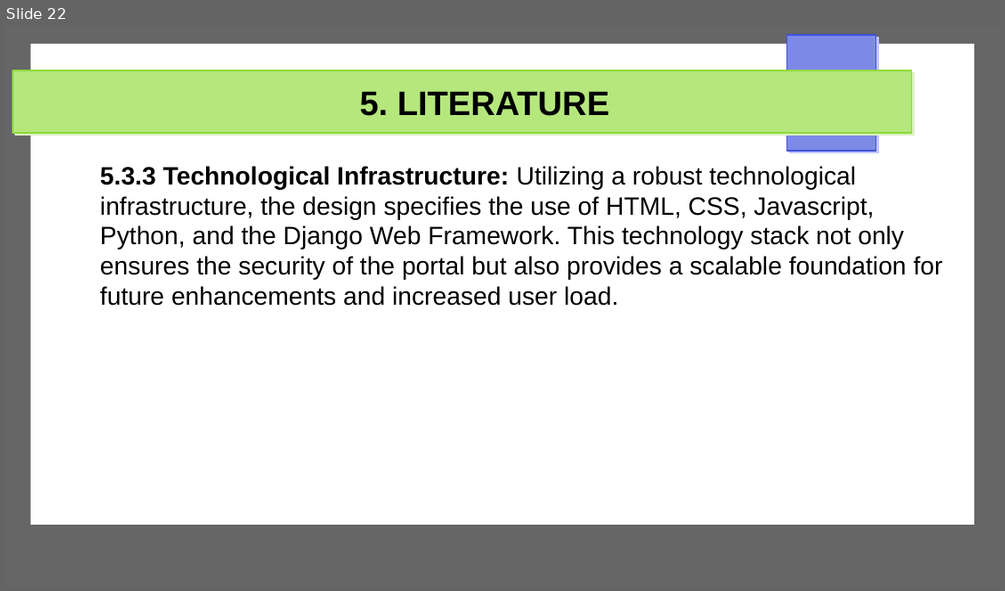
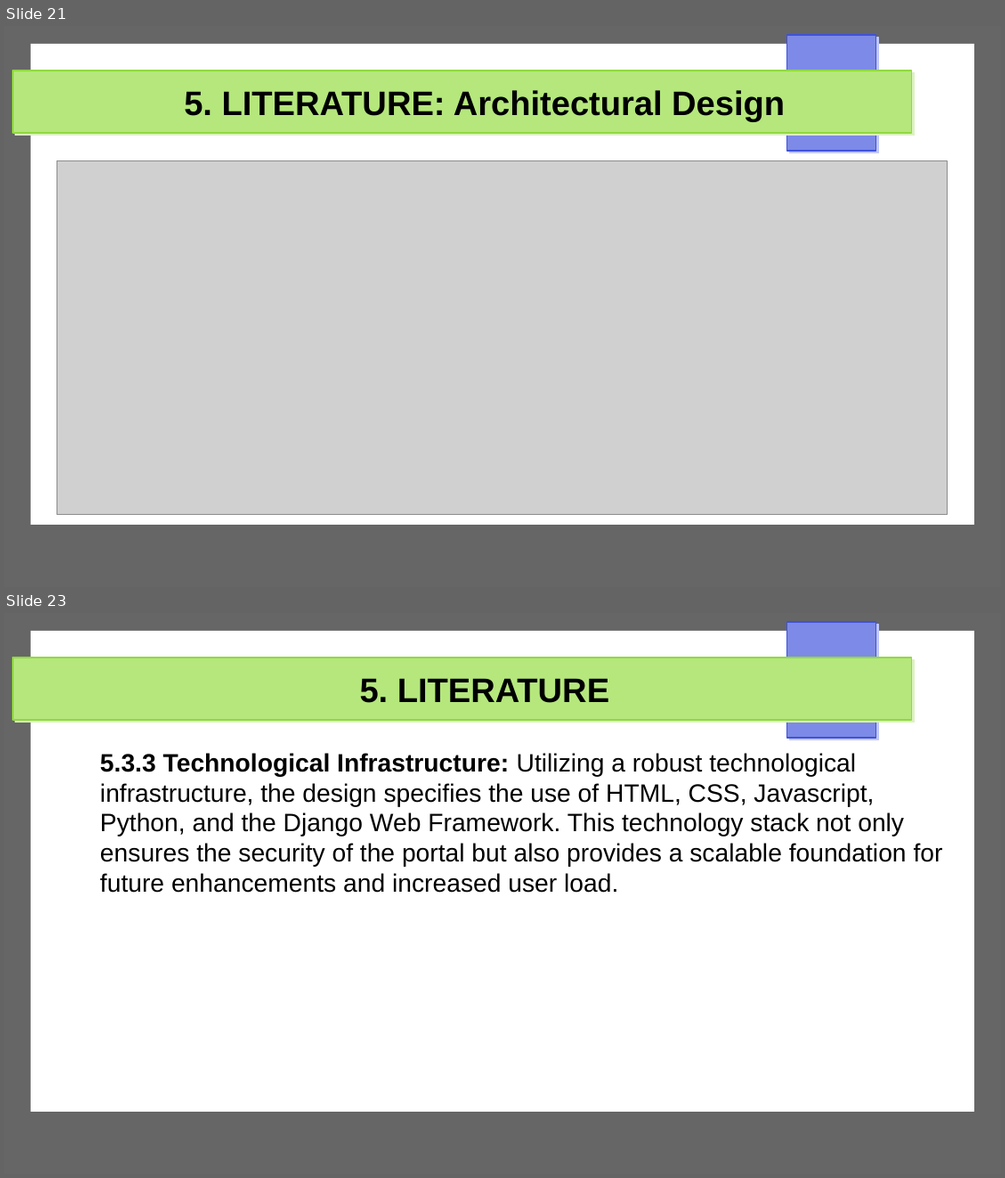
Before and after one commit to Michael-Otieno-Kasuku/Mashinani, a slide deck: docs/proposal/mashinani.odp. Shown one above the other, each under a label of ours: slide 22 before the commit, slides 21 and 23 after it; the slides between them are not shown. The pictures are 1005x591 and 1005x1178 pixels, drawn with LibreOffice and Linux fonts; fonts in the diff are those of the drawing; grey boxes stand for pictures. Boxes give left, top, right and bottom in pixels: in the first picture for what was removed or moved away, otherwise in the second. Text is boxed around its words. In the diff, an @@ line names an element or a change of style, - is before the commit and + after.

```diff
--- a/docs/proposal/mashinani.odp
+++ b/docs/proposal/mashinani.odp
@@ slide 21 added at bbox=[4, 26, 1001, 587], background #FFFFFF; not listed: 4 template elements that a slide beside it also shows @@
@@ title added at bbox=[184, 90, 785, 122], 27 pt, text #000000, bold @@
+5. LITERATURE: Architectural Design
@@ picture added at bbox=[57, 160, 947, 514] @@
@@ what was slide 22 is now slide 23 @@
```
Also in this commit, not shown: 2 slides changed, 1 other slide added, 1 slide removed, 3 other files.
